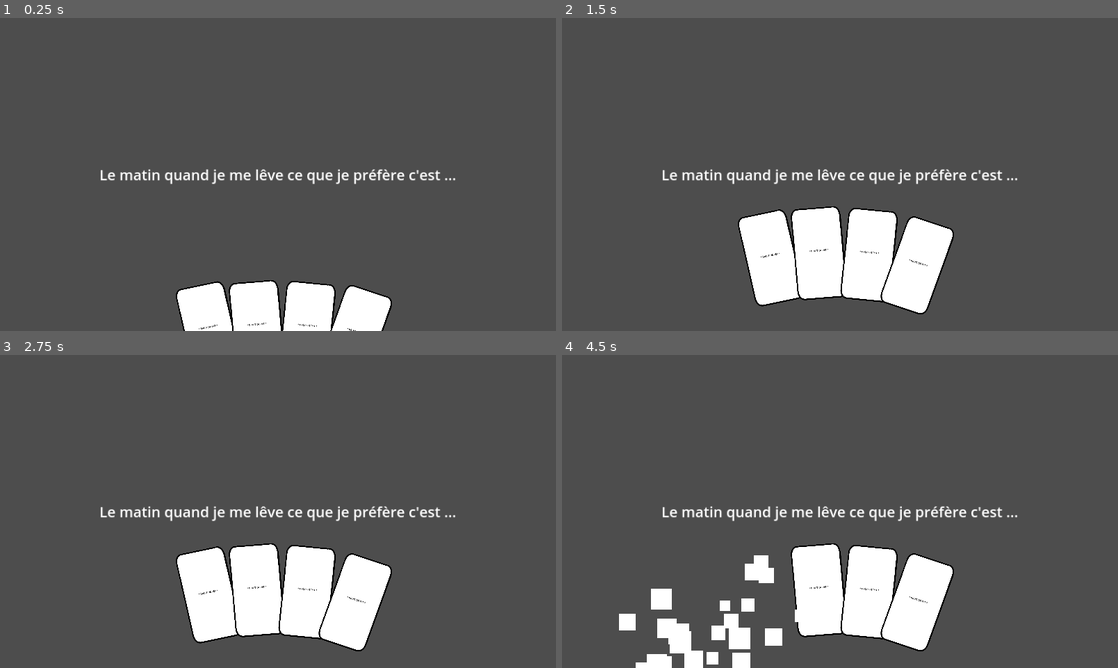
Above: before the commit, frames 1-4 (two rows, left to right).
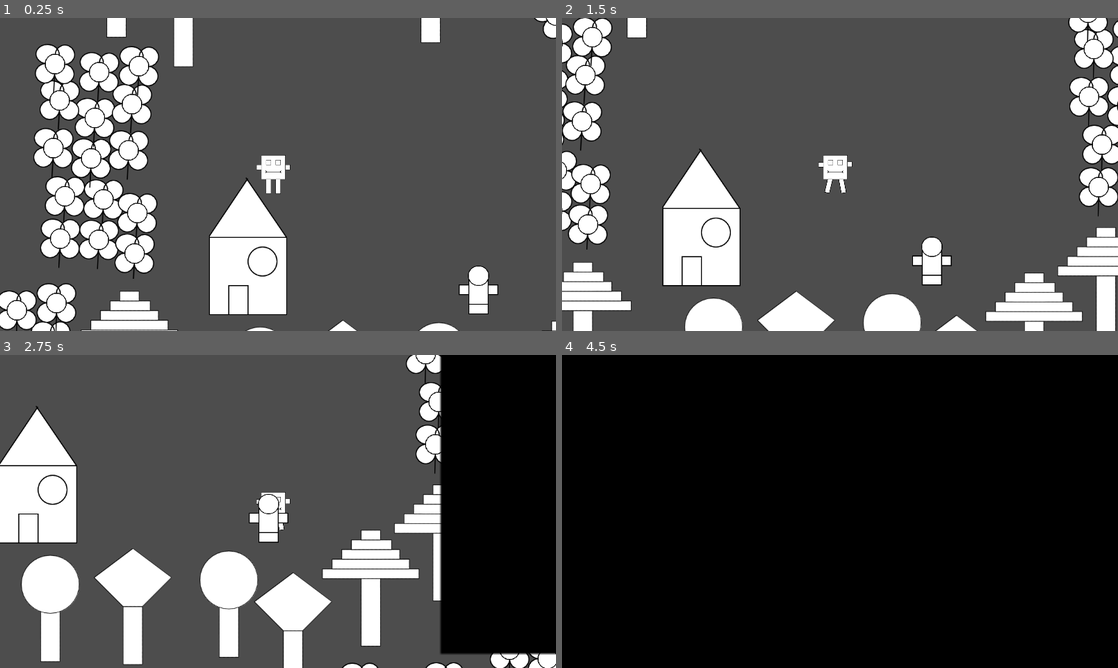
Above: after the commit, the same moments.

Repository: McMaaarty/Crazy-Card-Mania
Game: Godot game, scene res://Scenes/WorldScene.tscn
Two runs of this game, one before a commit and one after it. Both use one fixed random seed, a clock stepped at 60 frames per second and the inputs below. Before the commit the project starts from res://Scenes/BattleArena.tscn.
Inputs (mouse positions are in pixels of both pictures, inside the frame that each line leads up to):
- Up to frame 1 (0.25 s): no input
- Up to frame 2 (1.5 s): move the mouse to (773, 233) at 0.52 s; hold Right (ui_right) 0.53-1.28 s; move the mouse to (817, 252) at 1.27 s; hold Down (ui_down) from 1.28 s (still down)
- Up to frame 3 (2.75 s): move the mouse to (305, 592) at 2.02 s; release Down (ui_down) at 2.03 s; hold Right (ui_right) from 2.03 s (still down)
- Up to frame 4 (4.5 s): move the mouse to (917, 602) at 2.77 s; release Right (ui_right) at 2.78 s; hold Up (ui_up) 2.78-3.53 s; move the mouse to (1006, 558) at 3.52 s; hold Left (ui_left) 3.53-4.25 s; click (773, 596) at 4.27 s

The runs differ from the first frame. In frame 1, 25% of the frame differs, in the area x 0-100%, y 0-100%; in frame 2, 32%; in frame 3, 41%; in frame 4, 99%.

Commit message:
World map

Diff:
--- /dev/null
+++ b/Assets/Data/StaticData.gd
@@ -0,0 +1,8 @@
+extends Node
+
+var cards = {}
+
+# Card ID
+# Card text
+# IsSoundEffect ?
+# SoundEffect ID ?
--- a/Assets/icon.svg
+++ /dev/null
@@ -1 +0,0 @@
-<svg height="128" width="128" xmlns="http://www.w3.org/2000/svg"><rect x="2" y="2" width="124" height="124" rx="14" fill="#363d52" stroke="#212532" stroke-width="4"/><g transform="scale(.101) translate(122 122)"><g fill="#fff"><path d="M105 673v33q407 354 814 0v-33z"/><path fill="#478cbf" d="m105 673 152 14q12 1 15 14l4 67 132 10 8-61q2-11 15-15h162q13 4 15 15l8 61 132-10 4-67q3-13 15-14l152-14V427q30-39 56-81-35-59-83-108-43 20-82 47-40-37-88-64 7-51 8-102-59-28-123-42-26 43-46 89-49-7-98 0-20-46-46-89-64 14-123 42 1 51 8 102-48 27-88 64-39-27-82-47-48 49-83 108 26 42 56 81zm0 33v39c0 276 813 276 813 0v-39l-134 12-5 69q-2 10-14 13l-162 11q-12 0-16-11l-10-65H447l-10 65q-4 11-16 11l-162-11q-12-3-14-13l-5-69z"/><path d="M483 600c3 34 55 34 58 0v-86c-3-34-55-34-58 0z"/><circle cx="725" cy="526" r="90"/><circle cx="299" cy="526" r="90"/></g><g fill="#414042"><circle cx="307" cy="532" r="60"/><circle cx="717" cy="532" r="60"/></g></g></svg>
--- a/Scenes/BattleArena.tscn
+++ b/Scenes/BattleArena.tscn
@@ -2,7 +2,7 @@
 
 [ext_resource type="Script" path="res://Scripts/BattleArena.gd" id="1_js77l"]
 [ext_resource type="PackedScene" uid="uid://1ec1jf3x0c83" path="res://Scenes/Objects/Card.tscn" id="2_3l3x1"]
-[ext_resource type="Texture2D" uid="uid://ck16f7o43wbrj" path="res://Assets/Flag_of_France.svg.png" id="3_26a5x"]
+[ext_resource type="AudioStream" uid="uid://bcxmn80whw8a5" path="res://Assets/Sounds/ReverbFart.mp3" id="4_34jy6"]
 [ext_resource type="PackedScene" uid="uid://cbn41y2brq4g4" path="res://Scenes/Effects/ConfettiPartyEffect.tscn" id="4_bao4m"]
 
 [sub_resource type="Animation" id="Animation_mdf07"]
@@ -113,20 +113,6 @@
 offset_bottom = 933.002
 rotation = 0.335236
 
-[node name="FlagOfFrance_svg" type="Sprite2D" parent="Node2D"]
-visible = false
-z_index = -1
-position = Vector2(380.212, 528.751)
-scale = Vector2(4.33973, 1)
-texture = ExtResource("3_26a5x")
-
-[node name="FlagOfFrance_svg2" type="Sprite2D" parent="Node2D"]
-visible = false
-z_index = -1
-position = Vector2(378.293, 77.751)
-scale = Vector2(4.43477, 0.726482)
-texture = ExtResource("3_26a5x")
-
 [node name="AnimationPlayer" type="AnimationPlayer" parent="Node2D"]
 speed_scale = 2.5
 libraries = {
@@ -151,6 +137,10 @@
 [node name="ConfettiPartyEffect3" parent="." instance=ExtResource("4_bao4m")]
 position = Vector2(870, 674)
 
+[node name="AudioPlayer" type="AudioStreamPlayer2D" parent="."]
+position = Vector2(587, 289)
+stream = ExtResource("4_34jy6")
+
 [connection signal="timeout" from="Timer" to="." method="_on_timer_timeout"]
 [connection signal="button_clic" from="Node2D/Card1" to="." method="_on_card_1_button_clic"]
 [connection signal="mouse_entered_area" from="Node2D/Card1" to="." method="_on_card_1_mouse_entered_area"]
--- a/Scenes/Effects/ConfettiPartyEffect.tscn
+++ b/Scenes/Effects/ConfettiPartyEffect.tscn
@@ -8,6 +8,11 @@
 point_count = 4
 
 [sub_resource type="Gradient" id="Gradient_fy5l1"]
+interpolation_mode = 1
+offsets = PackedFloat32Array(0.0545455, 0.181818, 0.333333, 0.50303, 0.648485, 0.806061, 0.921212)
+colors = PackedColorArray(0.14833, 0.805966, 1, 1, 1, 0.438623, 0.828072, 1, 0.784314, 1, 0, 1, 0.981271, 0.552006, 0.357227, 1, 0.406087, 0.837944, 0, 1, 0.207568, 0.220757, 1, 1, 0.873808, 0, 0.430083, 1)
+
+[sub_resource type="Gradient" id="Gradient_mf4bv"]
 interpolation_mode = 1
 offsets = PackedFloat32Array(0.0606061, 0.181818, 0.333333, 0.50303, 0.70303, 0.884848, 1)
 colors = PackedColorArray(0.701273, 0.330567, 9.62615e-08, 1, 0.54902, 0.388235, 0, 1, 0.3762, 0.418956, 0.187979, 1, 0.236811, 0.17849, 0.116003, 1, 0.787804, 0.583863, 0.153887, 1, 0.615957, 0.27613, 0.1944, 1, 1, 1, 1, 1)
@@ -34,7 +39,7 @@
 color_initial_ramp = SubResource("Gradient_fy5l1")
 
 [node name="CPUParticles2D2" type="CPUParticles2D" parent="."]
-visible = false
+emitting = false
 amount = 50
 lifetime = 2.5
 speed_scale = 2.0
--- a/Scenes/WorldScene.tscn
+++ b/Scenes/WorldScene.tscn
@@ -1,21 +1,299 @@
-[gd_scene load_steps=4 format=3 uid="uid://domt57f73cbl2"]
-
-[ext_resource type="Texture2D" uid="uid://c03q0wobqul48" path="res://Assets/image.png" id="1_atcgo"]
+[gd_scene load_steps=30 format=3 uid="uid://domt57f73cbl2"]
+
+[ext_resource type="Script" path="res://Scripts/WorldScene.gd" id="1_kf6wq"]
 [ext_resource type="Script" path="res://Scripts/CharacterBody2D.gd" id="1_qlgkf"]
+[ext_resource type="Texture2D" uid="uid://dvs1fbb5r42fk" path="res://Assets/Sprites/Player.png" id="2_mynyj"]
+[ext_resource type="Texture2D" uid="uid://ir73lqpt2wd3" path="res://Assets/Sprites/House.png" id="3_otfxw"]
+[ext_resource type="Texture2D" uid="uid://caibxt6omhmcc" path="res://Assets/Sprites/pokemon_transition.png" id="4_dmkd6"]
+[ext_resource type="Texture2D" uid="uid://l8fv3er7g7mj" path="res://Assets/Sprites/FirePipe.png" id="4_ot6by"]
+[ext_resource type="Texture2D" uid="uid://cli573wng5dyx" path="res://Assets/Sprites/Flowers.png" id="5_exm1u"]
+[ext_resource type="Texture2D" uid="uid://b8v05rvd4weg4" path="res://Assets/Sprites/Tree1.png" id="6_td11n"]
+[ext_resource type="Texture2D" uid="uid://daqb1xpn0xge6" path="res://Assets/Sprites/Tree2.png" id="7_shyih"]
+[ext_resource type="Texture2D" uid="uid://cgba2m0uubeju" path="res://Assets/Sprites/Tree3.png" id="8_bqqu3"]
 
 [sub_resource type="RectangleShape2D" id="RectangleShape2D_v12v6"]
-size = Vector2(88, 102)
+size = Vector2(52, 82)
+
+[sub_resource type="AtlasTexture" id="AtlasTexture_o7umq"]
+atlas = ExtResource("2_mynyj")
+region = Rect2(0, 0, 180, 162)
+
+[sub_resource type="AtlasTexture" id="AtlasTexture_qk1ly"]
+atlas = ExtResource("2_mynyj")
+region = Rect2(200, 0, 180, 162)
+
+[sub_resource type="SpriteFrames" id="SpriteFrames_2wh2k"]
+animations = [{
+"frames": [{
+"duration": 1.0,
+"texture": SubResource("AtlasTexture_o7umq")
+}],
+"loop": false,
+"name": &"iddle",
+"speed": 5.0
+}, {
+"frames": [{
+"duration": 1.0,
+"texture": SubResource("AtlasTexture_o7umq")
+}, {
+"duration": 1.0,
+"texture": SubResource("AtlasTexture_qk1ly")
+}],
+"loop": true,
+"name": &"walk",
+"speed": 5.0
+}]
+
+[sub_resource type="AtlasTexture" id="AtlasTexture_at2cc"]
+atlas = ExtResource("4_dmkd6")
+region = Rect2(0, 0, 230, 128)
+
+[sub_resource type="AtlasTexture" id="AtlasTexture_f3i4e"]
+atlas = ExtResource("4_dmkd6")
+region = Rect2(230, 0, 230, 128)
+
+[sub_resource type="AtlasTexture" id="AtlasTexture_ti864"]
+atlas = ExtResource("4_dmkd6")
+region = Rect2(460, 0, 230, 128)
+
+[sub_resource type="AtlasTexture" id="AtlasTexture_836im"]
+atlas = ExtResource("4_dmkd6")
+region = Rect2(690, 0, 230, 128)
+
+[sub_resource type="AtlasTexture" id="AtlasTexture_p4rl2"]
+atlas = ExtResource("4_dmkd6")
+region = Rect2(920, 0, 230, 128)
+
+[sub_resource type="AtlasTexture" id="AtlasTexture_ixjo7"]
+atlas = ExtResource("4_dmkd6")
+region = Rect2(0, 128, 230, 128)
+
+[sub_resource type="AtlasTexture" id="AtlasTexture_q1nck"]
+atlas = ExtResource("4_dmkd6")
+region = Rect2(230, 128, 230, 128)
+
+[sub_resource type="AtlasTexture" id="AtlasTexture_8i5nq"]
+atlas = ExtResource("4_dmkd6")
+region = Rect2(460, 128, 230, 128)
+
+[sub_resource type="AtlasTexture" id="AtlasTexture_0jx48"]
+atlas = ExtResource("4_dmkd6")
+region = Rect2(690, 128, 230, 128)
+
+[sub_resource type="AtlasTexture" id="AtlasTexture_xhfbh"]
+atlas = ExtResource("4_dmkd6")
+region = Rect2(920, 128, 230, 128)
+
+[sub_resource type="AtlasTexture" id="AtlasTexture_07xd5"]
+atlas = ExtResource("4_dmkd6")
+region = Rect2(0, 256, 230, 128)
+
+[sub_resource type="AtlasTexture" id="AtlasTexture_s8hfe"]
+atlas = ExtResource("4_dmkd6")
+region = Rect2(230, 256, 230, 128)
+
+[sub_resource type="AtlasTexture" id="AtlasTexture_4c1sv"]
+atlas = ExtResource("4_dmkd6")
+region = Rect2(460, 256, 230, 128)
+
+[sub_resource type="SpriteFrames" id="SpriteFrames_jx71a"]
+animations = [{
+"frames": [{
+"duration": 1.0,
+"texture": SubResource("AtlasTexture_at2cc")
+}, {
+"duration": 1.0,
+"texture": SubResource("AtlasTexture_f3i4e")
+}, {
+"duration": 1.0,
+"texture": SubResource("AtlasTexture_ti864")
+}, {
+"duration": 1.0,
+"texture": SubResource("AtlasTexture_836im")
+}, {
+"duration": 1.0,
+"texture": SubResource("AtlasTexture_p4rl2")
+}, {
+"duration": 1.0,
+"texture": SubResource("AtlasTexture_ixjo7")
+}, {
+"duration": 1.0,
+"texture": SubResource("AtlasTexture_q1nck")
+}, {
+"duration": 1.0,
+"texture": SubResource("AtlasTexture_8i5nq")
+}, {
+"duration": 1.0,
+"texture": SubResource("AtlasTexture_0jx48")
+}, {
+"duration": 1.0,
+"texture": SubResource("AtlasTexture_xhfbh")
+}, {
+"duration": 1.0,
+"texture": SubResource("AtlasTexture_07xd5")
+}, {
+"duration": 1.0,
+"texture": SubResource("AtlasTexture_s8hfe")
+}, {
+"duration": 1.0,
+"texture": SubResource("AtlasTexture_4c1sv")
+}],
+"loop": false,
+"name": &"Transition",
+"speed": 5.0
+}]
+
+[sub_resource type="RectangleShape2D" id="RectangleShape2D_m18ux"]
+size = Vector2(50, 93)
 
 [node name="WorldScene" type="Node2D"]
+script = ExtResource("1_kf6wq")
 
 [node name="CharacterBody2D" type="CharacterBody2D" parent="."]
-position = Vector2(531, 286)
+position = Vector2(149, 352)
 script = ExtResource("1_qlgkf")
 
-[node name="Image" type="Sprite2D" parent="CharacterBody2D"]
-scale = Vector2(0.228351, 0.228351)
-texture = ExtResource("1_atcgo")
-
 [node name="CollisionShape2D" type="CollisionShape2D" parent="CharacterBody2D"]
-position = Vector2(-6, 6)
+position = Vector2(-9, 0)
 shape = SubResource("RectangleShape2D_v12v6")
+
+[node name="AnimatedSprite2D" type="AnimatedSprite2D" parent="CharacterBody2D"]
+scale = Vector2(0.5, 0.5)
+sprite_frames = SubResource("SpriteFrames_2wh2k")
+animation = &"walk"
+speed_scale = 2.5
+
+[node name="Camera2D" type="Camera2D" parent="CharacterBody2D"]
+
+[node name="AnimatedSprite2D2" type="AnimatedSprite2D" parent="CharacterBody2D"]
+z_index = 5
+position = Vector2(1.00005, 0.49994)
+scale = Vector2(5.16522, 5.35156)
+sprite_frames = SubResource("SpriteFrames_jx71a")
+animation = &"Transition"
+speed_scale = 2.5
+
+[node name="Timer" type="Timer" parent="CharacterBody2D"]
+process_callback = 0
+wait_time = 3.0
+
+[node name="House" type="Sprite2D" parent="."]
+position = Vector2(96, 494)
+texture = ExtResource("3_otfxw")
+
+[node name="FirePipe" type="Sprite2D" parent="."]
+position = Vector2(574, 586)
+texture = ExtResource("4_ot6by")
+
+[node name="Area2D" type="Area2D" parent="FirePipe"]
+
+[node name="CollisionShape2D" type="CollisionShape2D" parent="FirePipe/Area2D"]
+position = Vector2(0, -0.5)
+shape = SubResource("RectangleShape2D_m18ux")
+
+[node name="Flowers" type="Sprite2D" parent="."]
+position = Vector2(990, 263)
+texture = ExtResource("5_exm1u")
+
+[node name="Tree1" type="Sprite2D" parent="."]
+position = Vector2(-39, 1)
+texture = ExtResource("6_td11n")
+
+[node name="Tree2" type="Sprite2D" parent="."]
+position = Vector2(291, 766)
+texture = ExtResource("6_td11n")
+
+[node name="Tree3" type="Sprite2D" parent="."]
+position = Vector2(488, 762)
+texture = ExtResource("7_shyih")
+
+[node name="Tree4" type="Sprite2D" parent="."]
+position = Vector2(193, -137)
+texture = ExtResource("8_bqqu3")
+
+[node name="Tree5" type="Sprite2D" parent="."]
+position = Vector2(-149, 701)
+texture = ExtResource("8_bqqu3")
+
+[node name="Tree6" type="Sprite2D" parent="."]
+position = Vector2(375, -183)
+texture = ExtResource("7_shyih")
+
+[node name="Flowers2" type="Sprite2D" parent="."]
+position = Vector2(-217, 312)
+rotation = 0.0309607
+texture = ExtResource("5_exm1u")
+
+[node name="Flowers3" type="Sprite2D" parent="."]
+position = Vector2(703, -164)
+rotation = -0.565344
+texture = ExtResource("5_exm1u")
+
+[node name="Tree7" type="Sprite2D" parent="."]
+position = Vector2(623, 816)
+texture = ExtResource("6_td11n")
+
+[node name="Tree8" type="Sprite2D" parent="."]
+position = Vector2(473, -49)
+texture = ExtResource("6_td11n")
+
+[node name="Tree9" type="Sprite2D" parent="."]
+position = Vector2(786, 723)
+texture = ExtResource("8_bqqu3")
+
+[node name="Tree10" type="Sprite2D" parent="."]
+position = Vector2(935, 629)
+texture = ExtResource("8_bqqu3")
+
+[node name="Tree11" type="Sprite2D" parent="."]
+position = Vector2(118, 771)
+texture = ExtResource("7_shyih")
+
+[node name="Tree12" type="Sprite2D" parent="."]
+position = Vector2(-178, -60)
+texture = ExtResource("6_td11n")
+
+[node name="StaticBody2D" type="StaticBody2D" parent="."]
+
+[node name="CollisionPolygon2D" type="CollisionPolygon2D" parent="StaticBody2D"]
+build_mode = 1
+polygon = PackedVector2Array(164, -5, 216, -3, 220, -134, 353, -136, 355, -64, 422, -66, 438, -42, 444, 77, 507, 78, 503, -34, 569, -98, 747, 99, 841, 97, 868, 534, 816, 578, 756, 603, 672, 700, 626, 684, 567, 723, 531, 644, 193, 644, 184, 477, 98, 350, 4, 474, 13, 682, -98, 591, -90, 465, -76, 142, 4, 140, 6, 8, 54, -53, 53, -135, 165, -139)
+
+[node name="Flowers4" type="Sprite2D" parent="."]
+position = Vector2(1069, -233)
+texture = ExtResource("5_exm1u")
+
+[node name="Flowers5" type="Sprite2D" parent="."]
+position = Vector2(-36, -401)
+texture = ExtResource("5_exm1u")
+
+[node name="Flowers6" type="Sprite2D" parent="."]
+position = Vector2(-52, 1145)
+texture = ExtResource("5_exm1u")
+
+[node name="Flowers7" type="Sprite2D" parent="."]
+position = Vector2(240, 1148)
+texture = ExtResource("5_exm1u")
+
+[node name="Flowers8" type="Sprite2D" parent="."]
+position = Vector2(539, 1193)
+texture = ExtResource("5_exm1u")
+
+[node name="Flowers9" type="Sprite2D" parent="."]
+position = Vector2(-382, 805)
+texture = ExtResource("5_exm1u")
+
+[node name="Flowers10" type="Sprite2D" parent="."]
+position = Vector2(856, 1117)
+texture = ExtResource("5_exm1u")
+
+[node name="Flowers11" type="Sprite2D" parent="."]
+position = Vector2(1164, 875)
+texture = ExtResource("5_exm1u")
+
+[node name="Flowers12" type="Sprite2D" parent="."]
+position = Vector2(1282, 320)
+texture = ExtResource("5_exm1u")
+
+[connection signal="timeout" from="CharacterBody2D/Timer" to="." method="_on_timer_timeout"]
+[connection signal="body_entered" from="FirePipe/Area2D" to="CharacterBody2D" method="_on_area_2d_body_entered"]
--- a/Scripts/CharacterBody2D.gd
+++ b/Scripts/CharacterBody2D.gd
@@ -1,21 +1,15 @@
 extends CharacterBody2D
 
+@onready var _animated_sprite = $AnimatedSprite2D
+const SPEED = 300.0
 
-const SPEED = 300.0
-const JUMP_VELOCITY = -400.0
-
-# Get the gravity from the project settings to be synced with RigidBody nodes.
-var gravity = ProjectSettings.get_setting("physics/2d/default_gravity")
-
+func _ready():
+	$AnimatedSprite2D2.hide()
 
 func _physics_process(delta):
 
-	# Get the input direction and handle the movement/deceleration.
-	# As good practice, you should replace UI actions with custom gameplay actions.
 	var directionX = Input.get_axis("ui_left", "ui_right")
 	var directionY = Input.get_axis("ui_up", "ui_down")
-
-
 
 	if directionX:
 		velocity.x = directionX * SPEED
@@ -27,4 +21,16 @@
 	else:
 		velocity.y = move_toward(velocity.y, 0, SPEED)
 
+	if directionX || directionY:
+		_animated_sprite.play("walk")
+	elif _animated_sprite.get_animation() != "iddle":
+		_animated_sprite.play("iddle")
+
 	move_and_slide()
+
+
+func _on_area_2d_body_entered(body):
+	if(body == self):
+		$AnimatedSprite2D2.show()
+		$AnimatedSprite2D2.play("Transition")
+		$Timer.start()
--- /dev/null
+++ b/Scripts/WorldScene.gd
@@ -0,0 +1,4 @@
+extends Node2D
+
+func _on_timer_timeout():
+	get_tree().change_scene_to_file("res://Scenes/BattleArena.tscn")
--- a/project.godot
+++ b/project.godot
@@ -11,9 +11,12 @@
 [application]
 
 config/name="Crazy Card Mania"
-run/main_scene="res://Scenes/BattleArena.tscn"
+run/main_scene="res://Scenes/WorldScene.tscn"
 config/features=PackedStringArray("4.1", "Mobile")
-config/icon="res://Assets/icon.svg"
+
+[autoload]
+
+StaticData="*res://Assets/Data/StaticData.gd"
 
 [display]
 
Binary file removed: Assets/Flag_of_France.svg.png
Not shown, added: Assets/Sounds/ReverbFart.mp3.import
Binary file added: Assets/Sprites/Alien.png
Not shown, added: Assets/Sprites/Alien.png.import
Binary file added: Assets/Sprites/FirePipe.png
Not shown, changed: Assets/Sprites/FirePipe.png.import
Binary file added: Assets/Sprites/Flowers.png
Not shown, added: Assets/Sprites/Flowers.png.import
Binary file added: Assets/Sprites/House.png
Not shown, changed: Assets/Sprites/House.png.import
Binary file added: Assets/Sprites/Player.png
Not shown, added: Assets/Sprites/Player.png.import
(and 13 more such lines)
